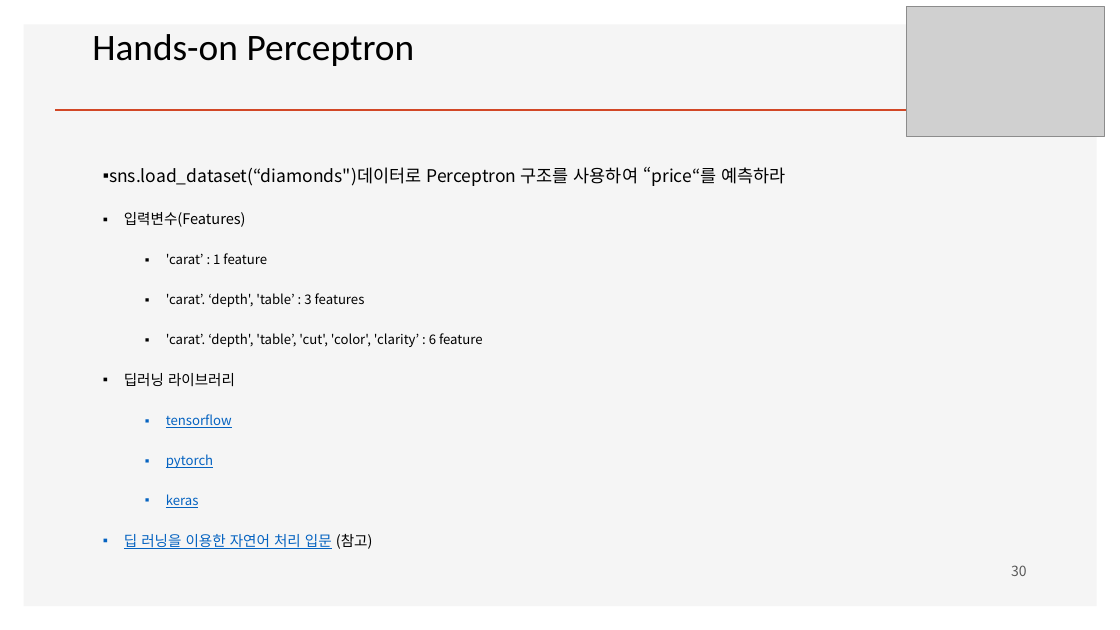
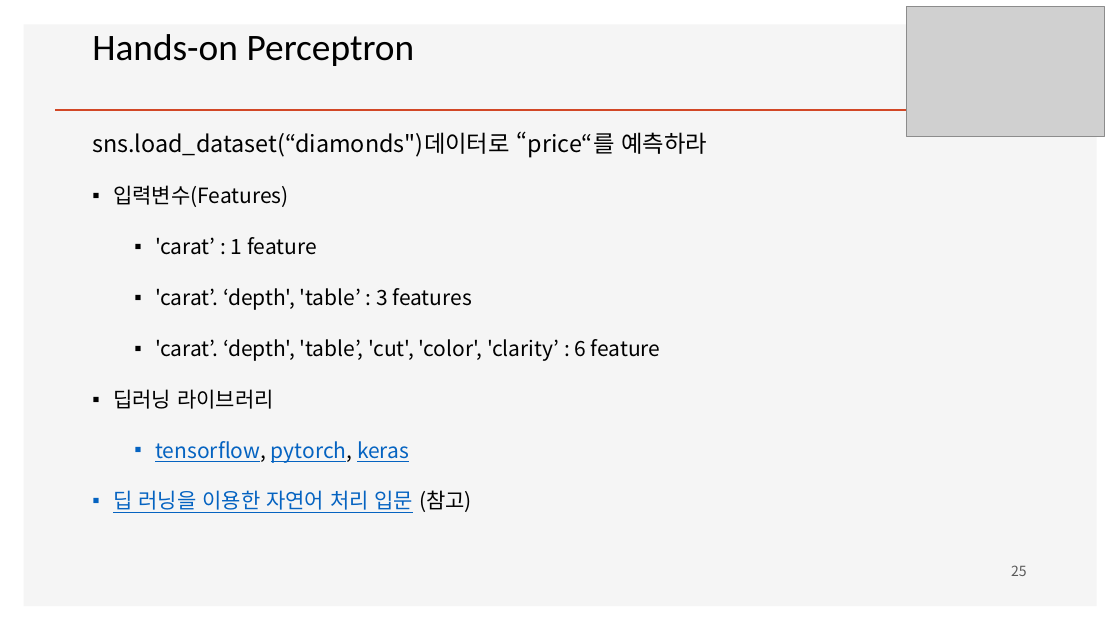
Before and after one commit to ancestor9/mathematics-for-machine-learning, a slide deck: slide 25 of w4_Perceptron_Regression.pptx (slide 30 before the commit). Drawn at 1120x630 pixels with LibreOffice and Linux fonts; fonts in the diff are those of the drawing; grey boxes stand for pictures; background and template pictures are left out. Boxes give left, top, right and bottom in pixels: in the first picture for what was removed or moved away, otherwise in the second. Text is boxed around its words. In the diff, an @@ line names an element or a change of style, - is before the commit and + after.

```diff
--- a/w4_Perceptron_Regression.pptx
+++ b/w4_Perceptron_Regression.pptx
@@ text "sns.load_dataset(“diamonds")데이터로 “price“를 예측하라": place and size @@
-text "sns.load_dataset(“diamonds")데이터로 “price“를 예측하라" at <box>109,167,785,549</box>
+text "sns.load_dataset(“diamonds")데이터로 “price“를 예측하라" at <box>92,131,707,513</box>
@@ text at <box>92,131,707,158</box>: text changed; size 15 to 20 pt @@
-▪ sns.load_dataset(“diamonds")데이터로 Perceptron 구조를 사용하여 “price“를 예측하라
+sns.load_dataset(“diamonds")데이터로 “price“를 예측하라
@@ text at <box>113,185,661,513</box>: size 12.5 to 18 pt in "입력변수(Features)", "딥러닝 라이브러리", "딥 러닝을 이용한 자연어 처리 입문 (참고)"; size 11.2 to 18 pt in "'carat’ : 1 feature", "'carat’. ‘depth', 'table’ : 3 features", "'carat’. ‘depth', 'table’, 'cut', 'color', 'clarity’ : ..."; line spacing 0.9 to 1 @@
@@ text at <box>155,441,409,463</box>: text changed; size 11.2 to 18 pt @@
-    ▪ tensorflow
-    ▪ pytorch
-    ▪ keras
+    ▪ tensorflow, pytorch, keras
@@ page number at <box>1011,565,1027,576</box>: text changed @@
-30
+25
```
Also in this commit, not shown: 20 other slides changed, 5 slides removed.
